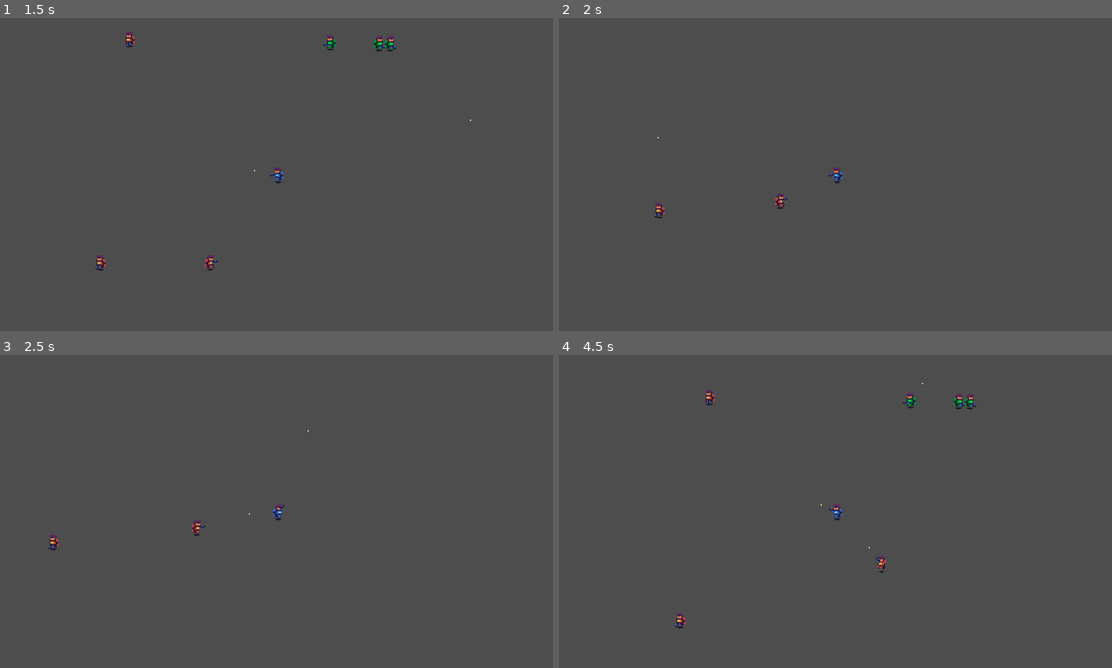
Above: before the commit, frames 1-4 (two rows, left to right).
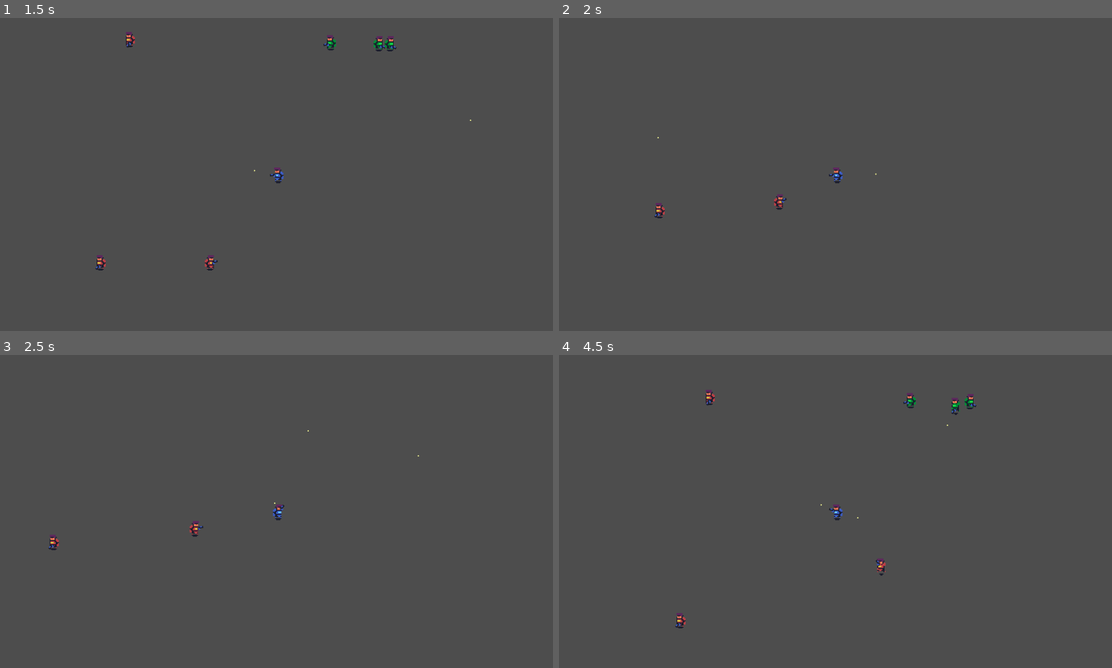
Above: after the commit, the same moments.

Repository: CatsArePanzers/godot-game-project
Game: Godot game, scene res://main.tscn
The game is run twice, just before and just after one commit, with the same random seed, the same clock (stepped at 60 frames per second) and the same inputs.
Inputs (mouse positions are in pixels of both pictures, inside the frame that each line leads up to):
- Up to frame 1 (1.5 s): tap Enter at 0.5 s; move the mouse to (398, 158) at 0.52 s; hold D (move_right) 0.53-1.28 s; click (398, 158) at 0.6 s; move the mouse to (165, 190) at 1.27 s; hold S (move_down) from 1.28 s (still down); click (165, 190) at 1.35 s
- Up to frame 2 (2 s): keep holding S (move_down)
- Up to frame 3 (2.5 s): move the mouse to (331, 442) at 2.02 s; release S (move_down) at 2.03 s; hold D (move_right) from 2.03 s (still down); click (331, 442) at 2.1 s
- Up to frame 4 (4.5 s): move the mouse to (807, 574) at 2.77 s; release D (move_right) at 2.78 s; hold W (move_up) 2.78-3.53 s; click (807, 574) at 2.85 s; move the mouse to (1006, 558) at 3.52 s; hold A (move_left) from 3.53 s (still down); click (1006, 558) at 3.6 s; move the mouse to (669, 464) at 4.27 s; click (669, 464) at 4.35 s

Frame 1 is identical in both runs. In frame 2, less than 0.1% of the frame differs, in the area x 38-58%, y 49-62%; in frame 3, less than 0.1%; in frame 4, 0.2%, in the area x 53-74%, y 8-71%.

Commit message:
fixed bugs in enemy aming and movement

Diff:
--- a/entities/allies/ally.gd
+++ b/entities/allies/ally.gd
@@ -41,14 +41,14 @@
 
 func _physics_process(_delta):
 	if target:
-		direction = global_position.direction_to(target.global_position)
+		direction = global_position.direction_to(target.global_position).normalized()
 		target_distance = global_position.distance_to(target.global_position)
 	else:
 		direction = Vector2.ZERO
 
-	if target_distance >= 200:
+	if target_distance - speed > 200:
 		move_and_collide(direction * speed)
-	elif target_distance <= 100:
+	elif target_distance + speed < 100:
 		move_and_collide(-direction * speed)
 	else:
 		direction = Vector2.ZERO
--- a/entities/allies/ally_ai.gd
+++ b/entities/allies/ally_ai.gd
@@ -28,7 +28,7 @@
 
 @onready var hit_from = Vector2()
 
-@export var rotation_speed = PI * 0.7
+@export var rotation_speed = PI * 0.8
 
 func set_weapon(new_weapon):
 	parent = get_parent()
@@ -44,7 +44,7 @@
 		State.HIT:
 			if target != null:
 				state = State.ATTACK
-			turn_to(hit_from, rotation_speed * delta * 5)
+			turn_to(hit_from, rotation_speed * delta * 10)
 			var angle = weapon.global_position.direction_to(hit_from).angle()
 			if parent.get_target() != end_of_fov and abs(weapon.global_rotation - angle) <= PI/18:
 				emit_target.emit(end_of_fov)
@@ -54,7 +54,7 @@
 				var angle = weapon.global_position.direction_to(target.global_position).angle()
 				if (
 						$Cooldown.is_stopped()
-						and abs(weapon.global_rotation - angle) <= PI/18
+						and abs(weapon.global_rotation) - abs(angle) <= PI/36
 				):
 					weapon.shoot()
 					$Cooldown.start()
--- a/entities/enemies/enemy.gd
+++ b/entities/enemies/enemy.gd
@@ -15,7 +15,7 @@
 
 var direction = Vector2.ZERO
 var target = null
-var target_distance = 1000
+var target_distance: int = -1
 
 @export var health: int = 100
 
@@ -41,14 +41,15 @@
 
 func _physics_process(_delta):
 	if target:
-		direction = global_position.direction_to(target.global_position)
+		direction 		= global_position.direction_to(target.global_position).normalized()
 		target_distance = global_position.distance_to(target.global_position)
 	else:
 		direction = Vector2.ZERO
+		target_distance = -1
 
-	if target_distance >= 200:
+	if target_distance - speed > 200:
 		move_and_collide(direction * speed)
-	elif target_distance <= 100:
+	elif target_distance + speed < 100:
 		move_and_collide(-direction * speed)
 	else:
 		direction = Vector2.ZERO
--- a/entities/enemies/enemy_ai.gd
+++ b/entities/enemies/enemy_ai.gd
@@ -28,7 +28,7 @@
 
 @onready var hit_from = Vector2()
 
-@export var rotation_speed = PI * 0.7
+@export var rotation_speed = PI * 0.8
 
 func set_weapon(new_weapon):
 	parent = get_parent()
@@ -44,9 +44,9 @@
 		State.HIT:
 			if target != null:
 				state = State.ATTACK
-			turn_to(hit_from, rotation_speed * delta * 5)
+			turn_to(hit_from, rotation_speed * delta * 10)
 			var angle = weapon.global_position.direction_to(hit_from).angle()
-			if parent.get_target() != end_of_fov and abs(weapon.global_rotation - angle) <= PI/18:
+			if parent.get_target() != end_of_fov and abs(weapon.global_rotation - angle) <= PI/36:
 				emit_target.emit(end_of_fov)
 		State.ATTACK:
 			if target != null and weapon != null:
@@ -54,7 +54,7 @@
 				var angle = weapon.global_position.direction_to(target.global_position).angle()
 				if (
 						$Cooldown.is_stopped()
-						and abs(weapon.global_rotation - angle) <= PI/18
+						and abs(weapon.global_rotation) - abs(angle) <= PI/18
 				):
 					weapon.shoot()
 					$Cooldown.start()
@@ -103,3 +103,4 @@
 	var direction = clamp(angle, weapon.rotation - rotationa_speed, weapon.rotation + rotationa_speed)
 	weapon.rotation = direction
 	detection_zone.rotation = weapon.rotation + PI/2
+	#print(weapon.global_rotation)
--- a/weapons/bullet_manager.gd
+++ b/weapons/bullet_manager.gd
@@ -8,7 +8,8 @@
 	bullet.global_position = pos
 	bullet.team = team
 	await get_tree().create_timer(0.001).timeout
-	bullet.set_direction(direction)
+	if bullet:
+		bullet.set_direction(direction)
 
 func _process(_delta):
 	pass
